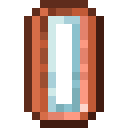
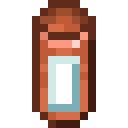
Two versions of the same layered image (w=128, h=128). Layer-by-layer changes:
painted on "Background" over (24, 0, 104, 128)
